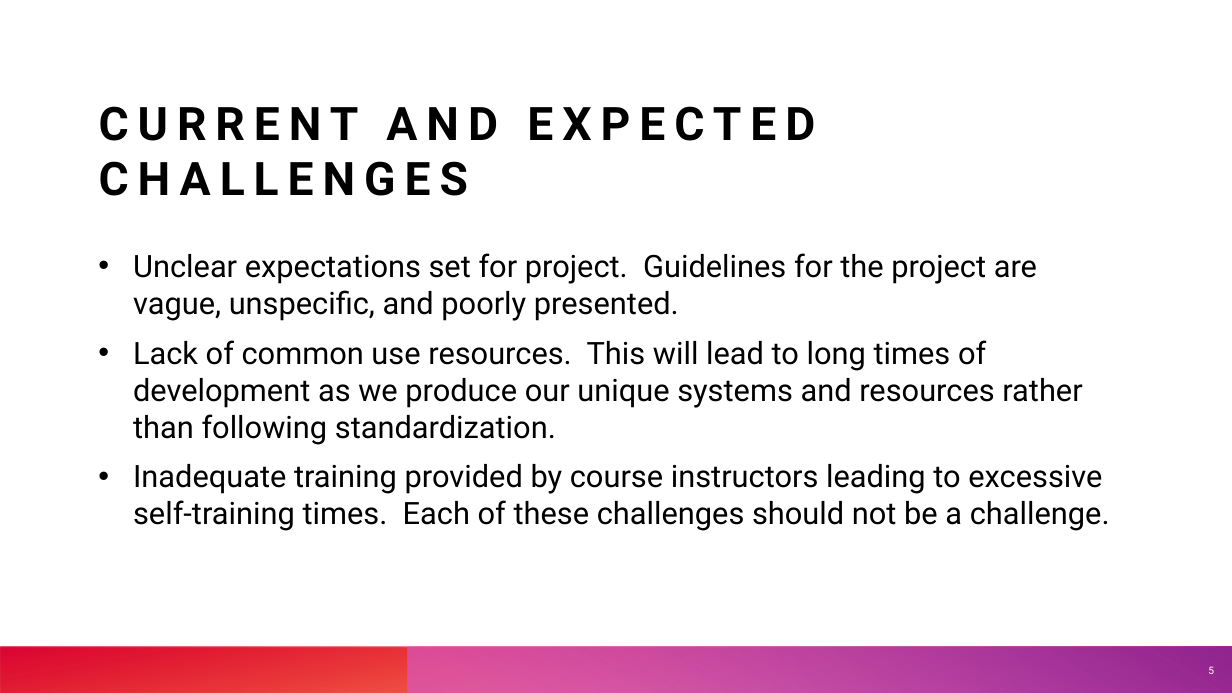
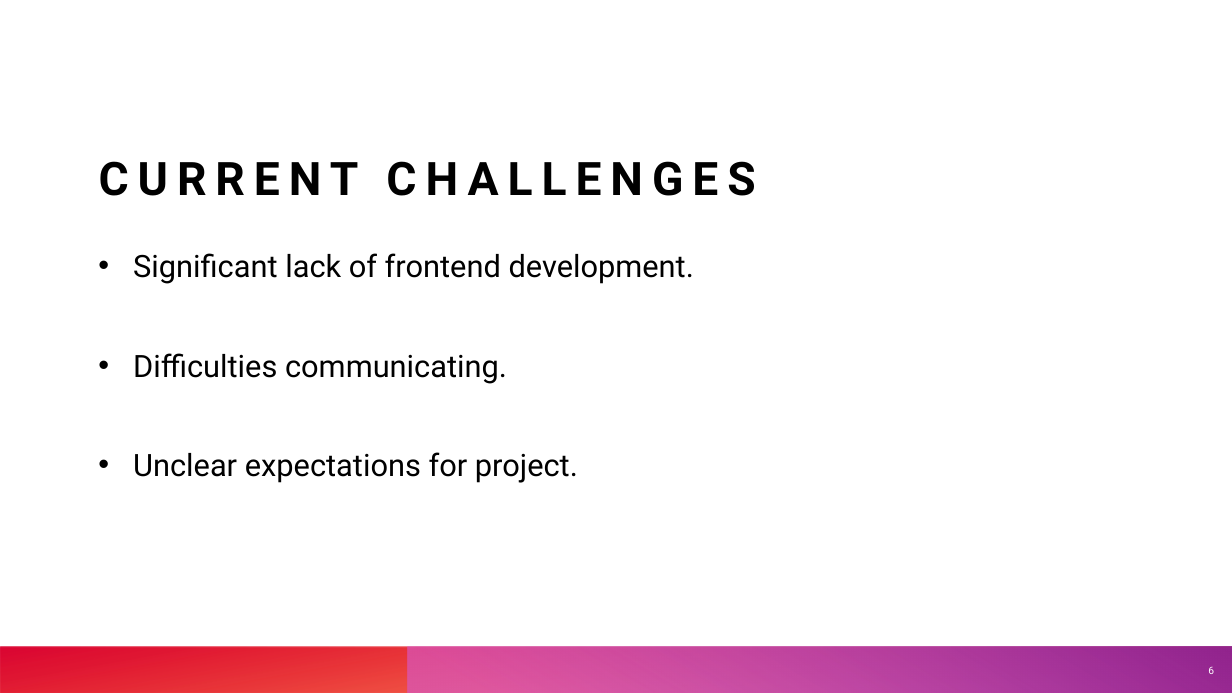
Before and after one commit to cart7982/CaravanSeraiCS360, a slide deck: slide 6 of CaravanSeraiCS360/Presentations/Caravanserai.pptx (slide 5 before the commit). Drawn at 1232x693 pixels with LibreOffice and Linux fonts; fonts in the diff are those of the drawing. Boxes give left, top, right and bottom in pixels: in the first picture for what was removed or moved away, otherwise in the second. Text is boxed around its words. In the diff, an @@ line names an element or a change of style, - is before the commit and + after.

Commit message:
Significant changes.
Backend and frontend built up to adding and removing products from the barter cart.  Next task is to create message system between users so they can enact barters.  There's a merge error, so not sure if any of this will upload to git correctly.

```diff
--- a/CaravanSeraiCS360/Presentations/Caravanserai.pptx
+++ b/CaravanSeraiCS360/Presentations/Caravanserai.pptx
@@ title at <box>99,161,755,196</box>: text changed @@
-CURRENT AND EXPECTED CHALLENGES
+CURRENT CHALLENGES
@@ text at <box>133,253,694,483</box>: text changed @@
-• Unclear expectations set for project. Guidelines for the project are vague, unspecific, and poorly presented.
-• Lack of common use resources. This will lead to long times of development as we produce our unique systems and resources rather than following standardization.
-• Inadequate training provided by course instructors leading to excessive self-training times. Each of these challenges should not be a challenge.
+• Significant lack of frontend development.
+• Difficulties communicating.
+• Unclear expectations for project.
```
Also in this commit, not shown: 2 other slides changed, 2 slides added, 2 slides removed, 21 other files.
